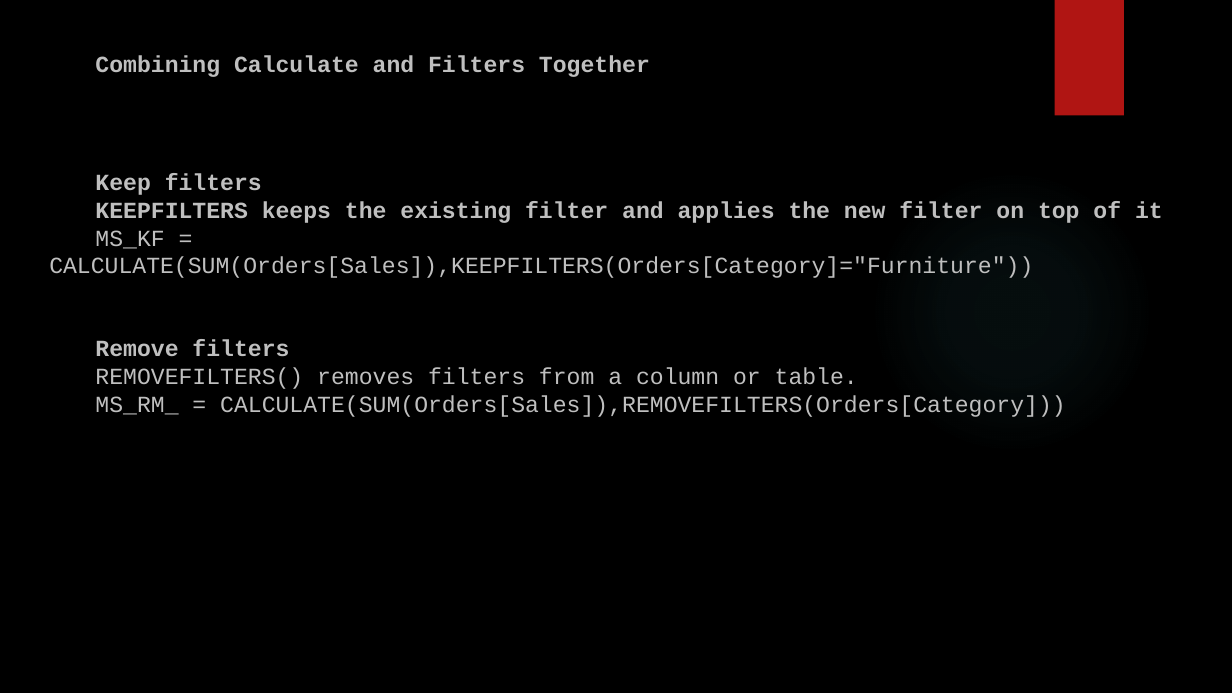
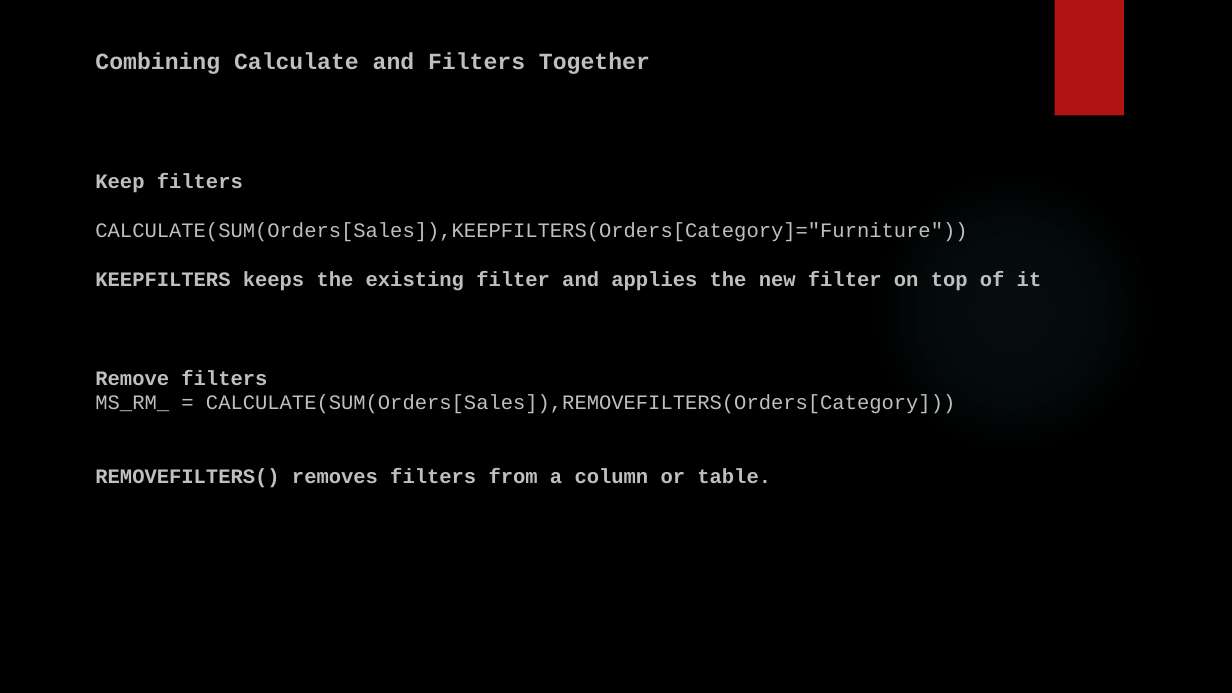
Before and after one commit to SHIVRAJSHINDE/Ethans, a slide deck: slide 17 of 17 18 20/5.Power Bi/5) Dax/Dax.pptx (slide 12 before the commit). Drawn at 1232x693 pixels with LibreOffice and Linux fonts; fonts in the diff are those of the drawing; background and template pictures are left out. Boxes give left, top, right and bottom in pixels: in the first picture for what was removed or moved away, otherwise in the second. Text is boxed around its words. In the diff, an @@ line names an element or a change of style, - is before the commit and + after.

```diff
--- a/17 18 20/5.Power Bi/5) Dax/Dax.pptx
+++ b/17 18 20/5.Power Bi/5) Dax/Dax.pptx
@@ text at (x1=95, y1=173, x2=1042, y2=488): size 18 to 16 pt in "Keep filters", "KEEPFILTERS keeps the existing filter and applies ...", "Remove filters", "REMOVEFILTERS() removes filters from a column or ..."; bold on in "REMOVEFILTERS() removes filters from a column or ..." @@
@@ text at (x1=49, y1=230, x2=1033, y2=278): paragraph removed @@
-MS_KF = CALCULATE(SUM(Orders[Sales]),KEEPFILTERS(Orders[Category]="Furniture"))
@@ text at (x1=95, y1=222, x2=967, y2=242): paragraph added @@
+CALCULATE(SUM(Orders[Sales]),KEEPFILTERS(Orders[Category]="Furniture"))
@@ text at (x1=95, y1=395, x2=955, y2=414): paragraph added @@
+MS_RM_ = CALCULATE(SUM(Orders[Sales]),REMOVEFILTERS(Orders[Category]))
@@ text at (x1=95, y1=395, x2=1066, y2=417): paragraph removed @@
-MS_RM_ = CALCULATE(SUM(Orders[Sales]),REMOVEFILTERS(Orders[Category]))
```
Also in this commit, not shown: 5 other slides changed, 6 slides added, 1 slide removed, 38 other files.
